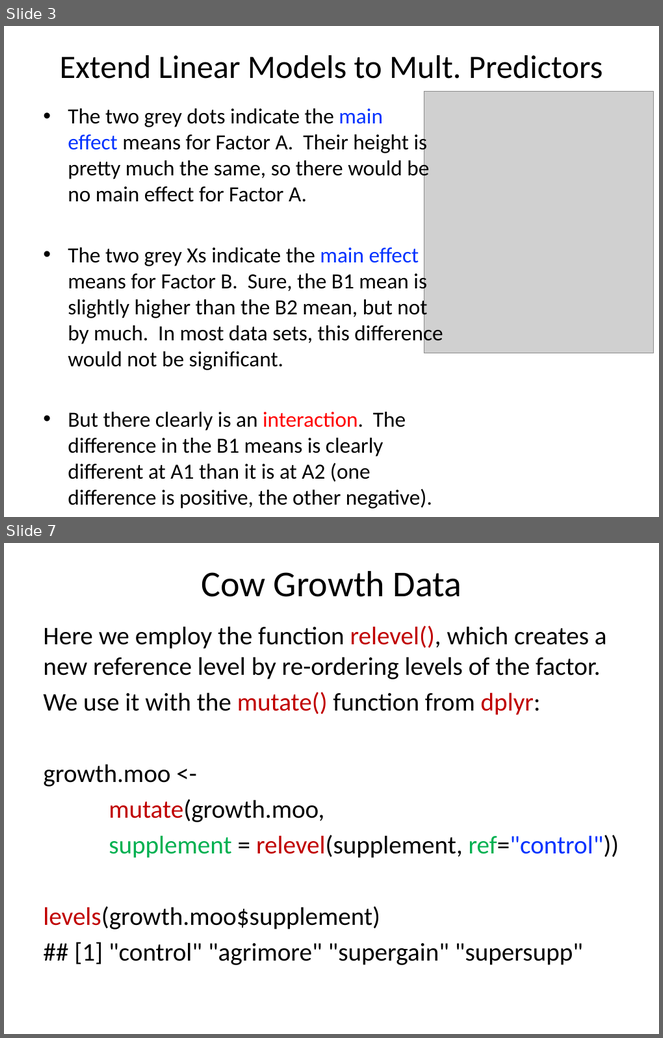
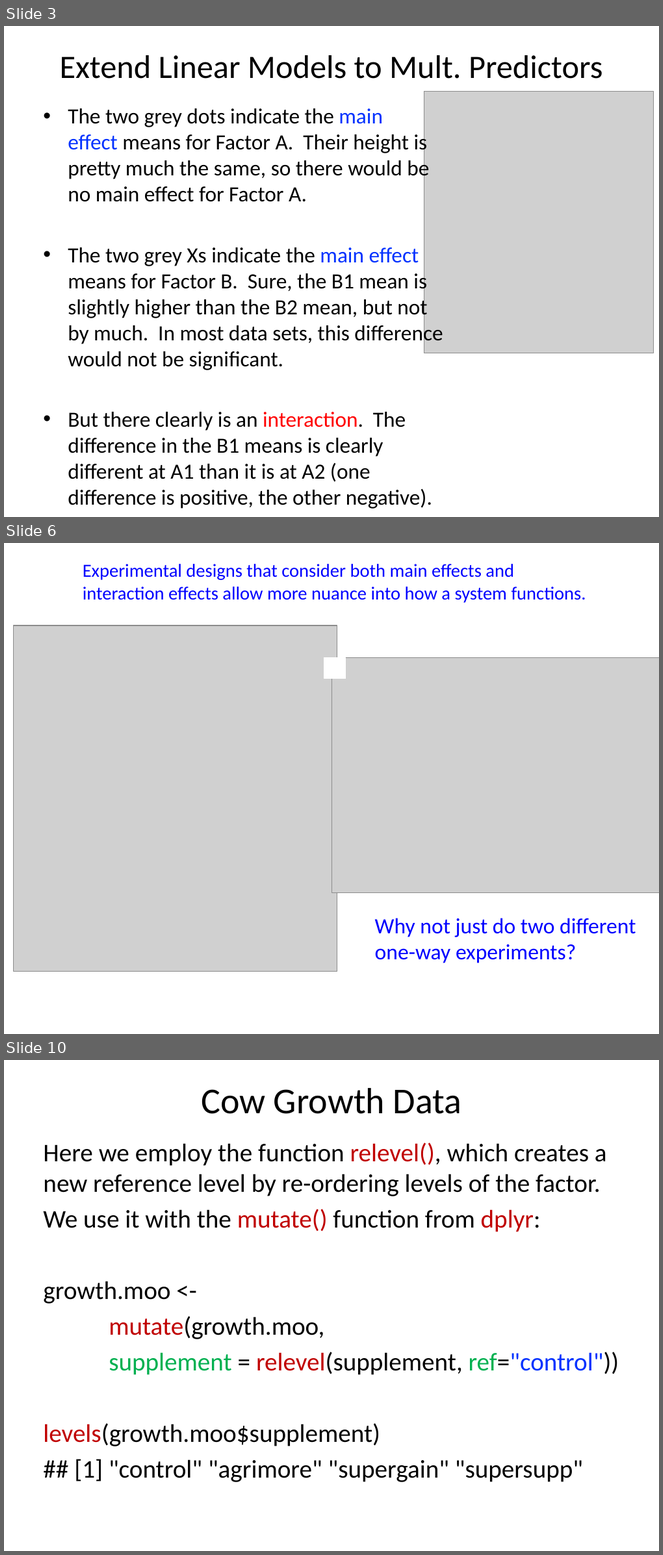
Before and after one commit to cmgienger/6-2WayANOVA, a slide deck: 6-2Way_ANOVA.pptx. Shown one above the other, each under a label of ours: slides 3 and 7 before the commit, slides 3, 6 and 10 after it; the slides between them are not shown. The pictures are 663x1038 and 663x1555 pixels, drawn with LibreOffice and Linux fonts; fonts in the diff are those of the drawing; grey boxes stand for pictures. Boxes give left, top, right and bottom in pixels: in the first picture for what was removed or moved away, otherwise in the second. Text is boxed around its words. In the diff, an @@ line names an element or a change of style, - is before the commit and + after.

```diff
--- a/6-2Way_ANOVA.pptx
+++ b/6-2Way_ANOVA.pptx
@@ slide 6 added at (4,543,659,1034), background #FFFFFF @@
@@ text added at (83,564,586,603), 20.4 pt, text #0000FF @@
+Experimental designs that consider both main effects and interaction effects allow more nuance into how a system functions.
@@ picture added at (13,626,337,971) @@
@@ rectangle added at (324,658,346,679), fill #FFFFFF, outline #FFFFFF 0.75 pt @@
@@ picture added at (332,658,659,893) @@
@@ text added at (375,918,636,964), 24 pt, text #0000FF @@
+Why not just do two different one-way experiments?
@@ what was slide 7 is now slide 10 @@
```
Also in this commit, not shown: 7 slides changed, 3 other slides added, 2 other files.
